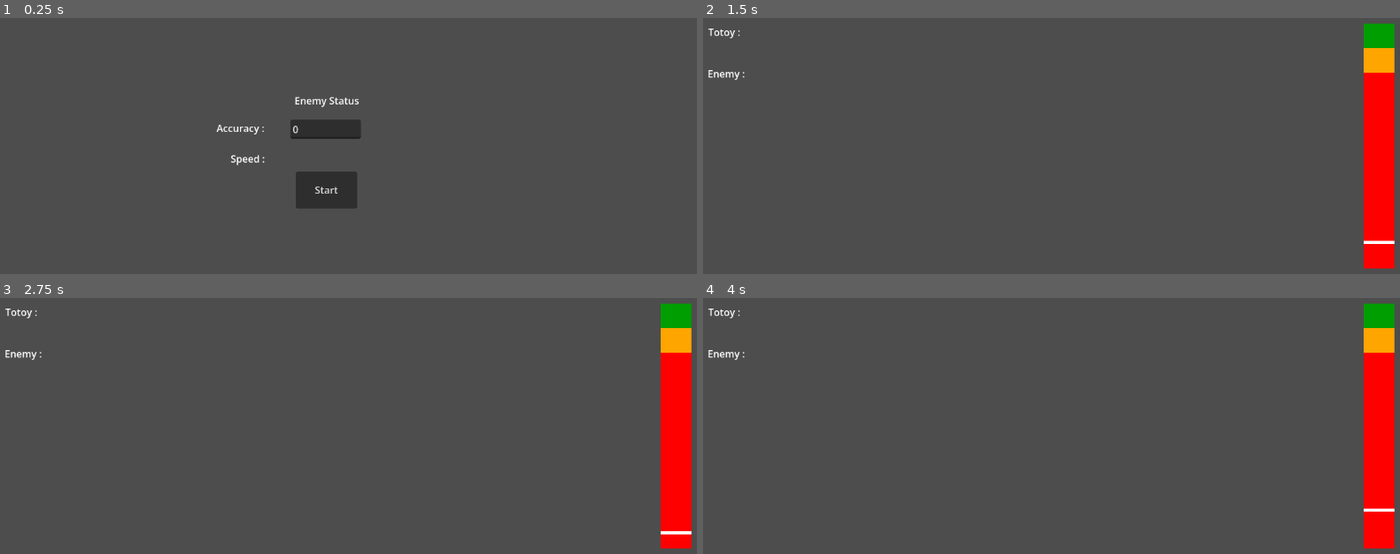
Above: before the commit, frames 1-4 (two rows, left to right).
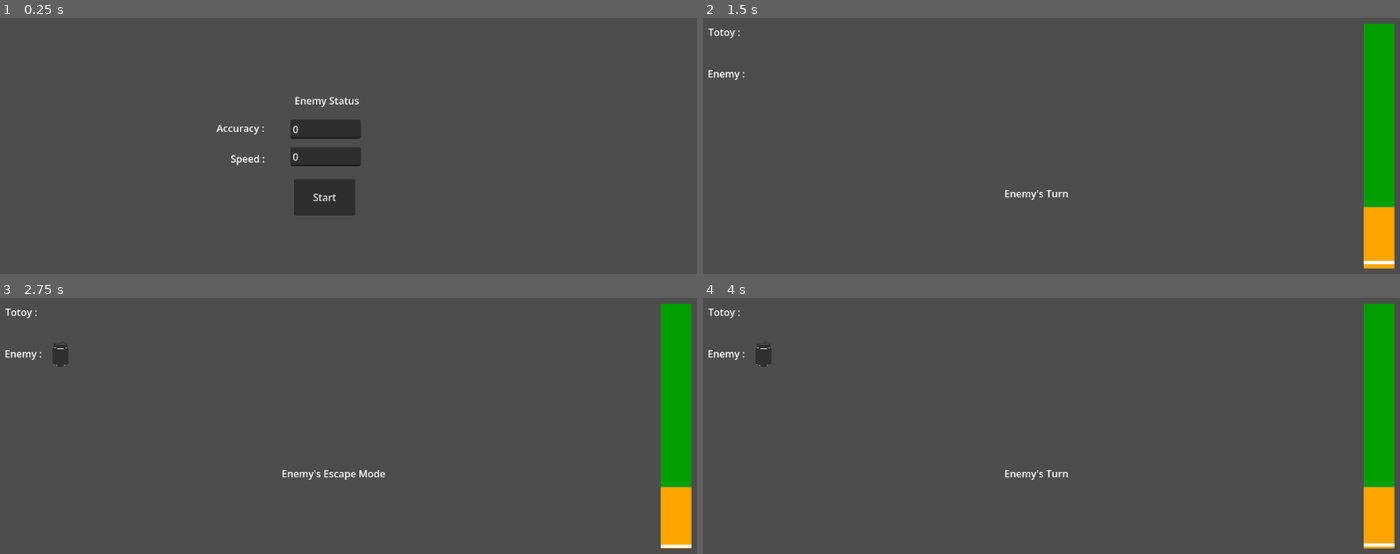
Above: after the commit, the same moments.

Repository: TuwonXD/Kalye404
Game: Godot game, scene res://menu.tscn
The game is run twice, just before and just after one commit, with the same random seed, the same clock (stepped at 60 frames per second) and the same inputs.
Inputs:
- Up to frame 1 (0.25 s): no input
- Up to frame 2 (1.5 s): click "Start" at 0.5 s; tap Enter at 1.25 s; hold Space (StopArrow) from 1.28 s (still down)
- Up to frame 3 (2.75 s): release Space (StopArrow) at 2.03 s; tap Space (StopArrow) at 2.1 s
- Up to frame 4 (4 s): hold Space (StopArrow) 2.78-3.53 s; tap Space (StopArrow) at 3.6 s

The runs differ from the first frame. In frame 1, 1.4% of the frame differs, in the area x 41-52%, y 50-78%; in frame 2, 4.0%; in frame 3, 4.2%, in the area x 7-100%, y 11-98%; in frame 4, 4.1%.

Commit message:
escape and taya mode implemented

Diff:
--- a/game/features/tumbang-preso/menu.gd
+++ b/game/features/tumbang-preso/menu.gd
@@ -1,6 +1,7 @@
 extends Control
 
 @onready var enemy_accuracy_input = $EnemyAccuracyInput
+@onready var enemy_speed_input = $EnemySpeedInput
 @onready var start_button = $StartButton
 
 const TUMBANG_PRESO_SCENE := "res://tumbang_preso.tscn"
@@ -9,7 +10,10 @@
 func _ready() -> void:
 	start_button.pressed.connect(_on_start_button_pressed)
 	enemy_accuracy_input.text_submitted.connect(_on_enemy_status_submitted)
+	enemy_speed_input.text_submitted.connect(_on_enemy_status_submitted)
+
 	enemy_accuracy_input.text = "0"
+	enemy_speed_input.text = "0"
 
 
 func _on_enemy_status_submitted(_text: String) -> void:
@@ -22,13 +26,18 @@
 		return
 
 	var next_scene = packed_scene.instantiate()
-	next_scene.setup(_read_enemy_accuracy())
 
 	get_tree().root.add_child(next_scene)
 	get_tree().current_scene = next_scene
+
+	next_scene.setup(_read_enemy_accuracy(), _read_enemy_speed())
 
 	queue_free()
 
 
 func _read_enemy_accuracy() -> int:
 	return clampi(int(enemy_accuracy_input.text), 0, 100)
+
+
+func _read_enemy_speed() -> int:
+	return clampi(int(enemy_speed_input.text), 0, 100)
--- a/game/features/tumbang-preso/menu.tscn
+++ b/game/features/tumbang-preso/menu.tscn
@@ -47,10 +47,18 @@
 offset_bottom = 206.0
 placeholder_text = "0 - 100"
 
+[node name="EnemySpeedInput" type="LineEdit" parent="." unique_id=485365465]
+layout_mode = 0
+offset_left = 474.0
+offset_top = 220.0
+offset_right = 589.0
+offset_bottom = 251.0
+placeholder_text = "0 - 100"
+
 [node name="StartButton" type="Button" parent="." unique_id=514756460]
 layout_mode = 0
-offset_left = 483.0
-offset_top = 260.0
-offset_right = 583.0
-offset_bottom = 320.0
+offset_left = 480.0
+offset_top = 272.0
+offset_right = 580.0
+offset_bottom = 332.0
 text = "Start"
--- a/game/features/tumbang-preso/power_bar.gd
+++ b/game/features/tumbang-preso/power_bar.gd
@@ -36,13 +36,9 @@
 var is_active: bool = false
 var stopped: bool = false
 var stopped_position: float = 0.0
+var restart_enabled: bool = true
 
 signal power_bar_stopped(position: float, zone: String)
-signal score_changed(score: int)
-signal max_score_reached(score: int)
-
-@export var max_score: int = 5
-var score: int = 0
 
 
 func set_zone_ranges(green_zone_end: float, orange_zone_end: float) -> void:
@@ -50,6 +46,14 @@
 	mid_zone = Vector2(min_zone.y, clampf(orange_zone_end, min_zone.y, 1.0))
 	max_zone = Vector2(mid_zone.y, 1.0)
 	_update_zone_visuals()
+
+
+func set_arrow_speed(speed: float) -> void:
+	arrow_speed = maxf(10.0, speed)
+
+
+func set_restart_enabled(enabled: bool) -> void:
+	restart_enabled = enabled
 
 # Called when the node enters the scene tree for the first time.
 func _ready():
@@ -119,30 +123,13 @@
 	stopped_position = arrow_position
 
 	var zone = get_zone_at_position(stopped_position)
-	var scored: bool = false
-
-	if zone == "green":
-		if score < max_score:
-			score += 1
-			scored = true
-	elif zone == "orange":
-		var rng = RandomNumberGenerator.new()
-		rng.randomize()
-		if rng.randi_range(0, 1) == 1:
-			if score < max_score:
-				score += 1
-				scored = true
-	# red and unknown give no score
 
 	power_bar_stopped.emit(stopped_position * 100.0, zone)
-	score_changed.emit(score)
 
-	if score >= max_score:
-		max_score_reached.emit(score)
-		# reached target; leave stopped state
+	# otherwise, restart the bar after a short delay
+	if not restart_enabled:
 		return
 
-	# otherwise, restart the bar after a short delay
 	await get_tree().create_timer(0.5).timeout
 	start()
 
--- a/game/features/tumbang-preso/tumbang_preso.gd
+++ b/game/features/tumbang-preso/tumbang_preso.gd
@@ -1,46 +1,184 @@
 extends Node2D
 
+enum TurnPhase { PLAYER_TURN, PLAYER_ESCAPE, ENEMY_TURN, ENEMY_ESCAPE }
+
+@export var max_score: int = 5
+
 var enemy_accuracy: int = 0
+var enemy_speed: int = 0
+var player_score: int = 0
+var enemy_score: int = 0
+var setup_complete: bool = false
+var current_phase: TurnPhase = TurnPhase.PLAYER_TURN
 
 @onready var power_bar = $PowerBar
 
-
-# Called when the node enters the scene tree for the first time.
-func _ready() -> void:
-	# _apply_enemy_accuracy(enemy_accuracy)
-	power_bar.set_zone_ranges(0.1, 0.2)
+signal player_score_changed(score: int)
+signal enemy_score_changed(score: int)
+signal player_max_score_reached(score: int)
+signal enemy_max_score_reached(score: int)
+signal phase_changed(text: String)
 
 
-func setup(accuracy: int) -> void:
+func _ready() -> void:
+	if not power_bar.power_bar_stopped.is_connected(_on_power_bar_stopped):
+		power_bar.power_bar_stopped.connect(_on_power_bar_stopped)
+
+	if setup_complete:
+		_apply_current_mode()
+		power_bar.start()
+
+
+func setup(accuracy: int, speed: int) -> void:
 	enemy_accuracy = clampi(accuracy, 0, 100)
+	enemy_speed = clampi(speed, 0, 100)
+	player_score = 0
+	enemy_score = 0
+	current_phase = TurnPhase.PLAYER_TURN
+	setup_complete = true
+	power_bar.set_restart_enabled(true)
+	power_bar.reset()
+
 	if is_node_ready():
-		power_bar.set_zone_ranges(0.5, 0.6)
-		# _apply_enemy_accuracy(enemy_accuracy)
+		_apply_current_mode()
+		power_bar.start()
 
-# func apply_enemy_accuracy(accuracy: int) -> void:
-#	enemy_accuracy = 100 - accuracy
-#	var enemy_accuracy_float := 100.0 - float(accuracy)
 
-#	var halfOfOrange := (enemy_accuracy_float / 2.0) / 2.0
+func _apply_current_mode() -> void:
+	match current_phase:
+		TurnPhase.PLAYER_TURN:
+			_enter_player_turn()
+		TurnPhase.PLAYER_ESCAPE:
+			_enter_player_escape()
+		TurnPhase.ENEMY_TURN:
+			_enter_enemy_turn()
+		TurnPhase.ENEMY_ESCAPE:
+			_enter_enemy_escape()
 
-#	var green_zone_end := (enemy_accuracy_float - halfOfOrange) / 100
-#	var orange_zone_end := (green_zone_end * 100 + (halfOfOrange * 2)) / 100
 
-#	green_zone_end = clampf(green_zone_end, 0.0, 1.0)
-#	orange_zone_end = clampf(orange_zone_end, green_zone_end, 1.0)
+func _enter_player_turn() -> void:
+	current_phase = TurnPhase.PLAYER_TURN
+	power_bar.set_zone_ranges(0.1, 0.25)
+	var arrow_speed := ((float(enemy_accuracy) + float(enemy_speed)) / 10.0) * 100.0
+	power_bar.set_arrow_speed(arrow_speed)
+	phase_changed.emit("Player's Turn")
 
-#	if is_equal_approx(green_zone_end, 0.0):
-#		green_zone_end = 0.05
-#		orange_zone_end = 0.1
+
+func _enter_player_escape() -> void:
+	current_phase = TurnPhase.PLAYER_ESCAPE
+	_apply_escape_mode(enemy_speed)
+	phase_changed.emit("Player's Escape Mode")
+
 
 func _apply_enemy_accuracy(accuracy: int) -> void:
 	var clamped_accuracy := clampi(accuracy, 0, 100)
-	var green_zone_end := clampf(float(clamped_accuracy) * 0.0075, 0.0, 1.0)
-	var orange_zone_end := clampf(green_zone_end + 0.05, green_zone_end, 1.0)
+	var inverted_accuracy := 100 - clamped_accuracy
+
+	_apply_half_orange_zones(inverted_accuracy)
+
+
+func _apply_escape_mode(speed: int) -> void:
+	var clamped_speed := clampi(speed, 0, 100)
+	var inverted_speed := 100 - clamped_speed
+
+	_apply_half_orange_zones(inverted_speed)
+
+
+func _apply_half_orange_zones(value: int) -> void:
+	var half_of_orange := (value / 2.0) / 2.0
+
+	var green_zone_end := clampf((value - half_of_orange) / 100.0, 0.0, 1.0)
+	var orange_zone_end := clampf((green_zone_end * 100.0 + (half_of_orange * 2.0)) / 100.0, green_zone_end, 1.0)
+
+	# If the enemy has 100 in either accuracy or speed.
+	if is_equal_approx(green_zone_end, 0.0):
+		orange_zone_end = 0.15
 
 	power_bar.set_zone_ranges(green_zone_end, orange_zone_end)
 
 
-# Called every frame. 'delta' is the elapsed time since the previous frame.
-func _process(delta: float) -> void:
-	return
+func _enter_enemy_turn() -> void:
+	current_phase = TurnPhase.ENEMY_TURN
+	_apply_enemy_accuracy(enemy_accuracy)
+	phase_changed.emit("Enemy's Turn")
+
+
+func _enter_enemy_escape() -> void:
+	current_phase = TurnPhase.ENEMY_ESCAPE
+	_apply_escape_mode(enemy_speed)
+	phase_changed.emit("Enemy's Escape Mode")
+
+
+func _on_power_bar_stopped(_position: float, zone: String) -> void:
+	match current_phase:
+		TurnPhase.PLAYER_TURN:
+			var scored := _did_score(zone)
+			if scored:
+				player_score += 1
+				player_score_changed.emit(player_score)
+				if player_score >= max_score:
+					power_bar.set_restart_enabled(false)
+					player_max_score_reached.emit(player_score)
+					return
+
+			if scored:
+				_enter_player_escape()
+			else:
+				_enter_enemy_turn()
+		TurnPhase.PLAYER_ESCAPE:
+			if _did_score(zone):
+				_enter_player_turn()
+			else:
+				_enter_enemy_turn()
+		TurnPhase.ENEMY_TURN:
+			var enemy_scored := _did_enemy_score(zone)
+			if enemy_scored:
+				enemy_score += 1
+				enemy_score_changed.emit(enemy_score)
+				if enemy_score >= max_score:
+					power_bar.set_restart_enabled(false)
+					enemy_max_score_reached.emit(enemy_score)
+					return
+
+			if enemy_scored:
+				_enter_enemy_escape()
+			else:
+				_enter_player_turn()
+		TurnPhase.ENEMY_ESCAPE:
+			if _did_enemy_escape(zone):
+				_enter_enemy_turn()
+			else:
+				_enter_player_turn()
+
+
+func _did_score(zone: String) -> bool:
+	if zone == "green":
+		return true
+
+	if zone == "orange":
+		return _roll_half_chance()
+
+	return false
+
+
+func _did_enemy_score(zone: String) -> bool:
+	if zone == "green":
+		return false
+
+	if zone == "red":
+		return true
+
+	if zone == "orange":
+		return _roll_half_chance()
+
+	return false
+
+
+func _did_enemy_escape(zone: String) -> bool:
+	return zone == "green" or (zone == "orange" and _roll_half_chance())
+
+
+func _roll_half_chance() -> bool:
+	var rng := RandomNumberGenerator.new()
+	rng.randomize()
+	return rng.randi_range(0, 1) == 1
--- a/game/features/tumbang-preso/tumbang_preso.tscn
+++ b/game/features/tumbang-preso/tumbang_preso.tscn
@@ -14,4 +14,5 @@
 offset_bottom = 58.0
 
 [node name="UI" parent="." unique_id=138204179 instance=ExtResource("1_ui001")]
-player_power_bar_path = NodePath("../PowerBar")
+player_power_bar_path = NodePath("..")
+enemy_power_bar_path = NodePath("..")
--- a/game/features/tumbang-preso/ui.gd
+++ b/game/features/tumbang-preso/ui.gd
@@ -35,10 +35,12 @@
 
 	var power_bar = get_node_or_null(player_power_bar_path)
 	if power_bar:
-		if not power_bar.score_changed.is_connected(set_player_score):
-			power_bar.score_changed.connect(set_player_score)
-		if not power_bar.max_score_reached.is_connected(_on_player_max_score_reached):
-			power_bar.max_score_reached.connect(_on_player_max_score_reached)
+		if not power_bar.phase_changed.is_connected(_on_phase_changed):
+			power_bar.phase_changed.connect(_on_phase_changed)
+		if not power_bar.player_score_changed.is_connected(set_player_score):
+			power_bar.player_score_changed.connect(set_player_score)
+		if not power_bar.player_max_score_reached.is_connected(_on_player_max_score_reached):
+			power_bar.player_max_score_reached.connect(_on_player_max_score_reached)
 
 
 func _bind_enemy_score_source() -> void:
@@ -47,10 +49,10 @@
 
 	var power_bar = get_node_or_null(enemy_power_bar_path)
 	if power_bar:
-		if not power_bar.score_changed.is_connected(set_enemy_score):
-			power_bar.score_changed.connect(set_enemy_score)
-		if not power_bar.max_score_reached.is_connected(_on_enemy_max_score_reached):
-			power_bar.max_score_reached.connect(_on_enemy_max_score_reached)
+		if not power_bar.enemy_score_changed.is_connected(set_enemy_score):
+			power_bar.enemy_score_changed.connect(set_enemy_score)
+		if not power_bar.enemy_max_score_reached.is_connected(_on_enemy_max_score_reached):
+			power_bar.enemy_max_score_reached.connect(_on_enemy_max_score_reached)
 
 
 func _set_can_row_score(can_icons: Array[TextureRect], score: int) -> void:
@@ -87,6 +89,13 @@
 	_declare_result("Game over")
 
 
+func _on_phase_changed(text: String) -> void:
+	if result_locked:
+		return
+
+	set_result_text(text)
+
+
 # Called every frame. 'delta' is the elapsed time since the previous frame.
 func _process(delta: float) -> void:
 	pass
Not shown, added: game/features/tumbang-preso/temp.txt
